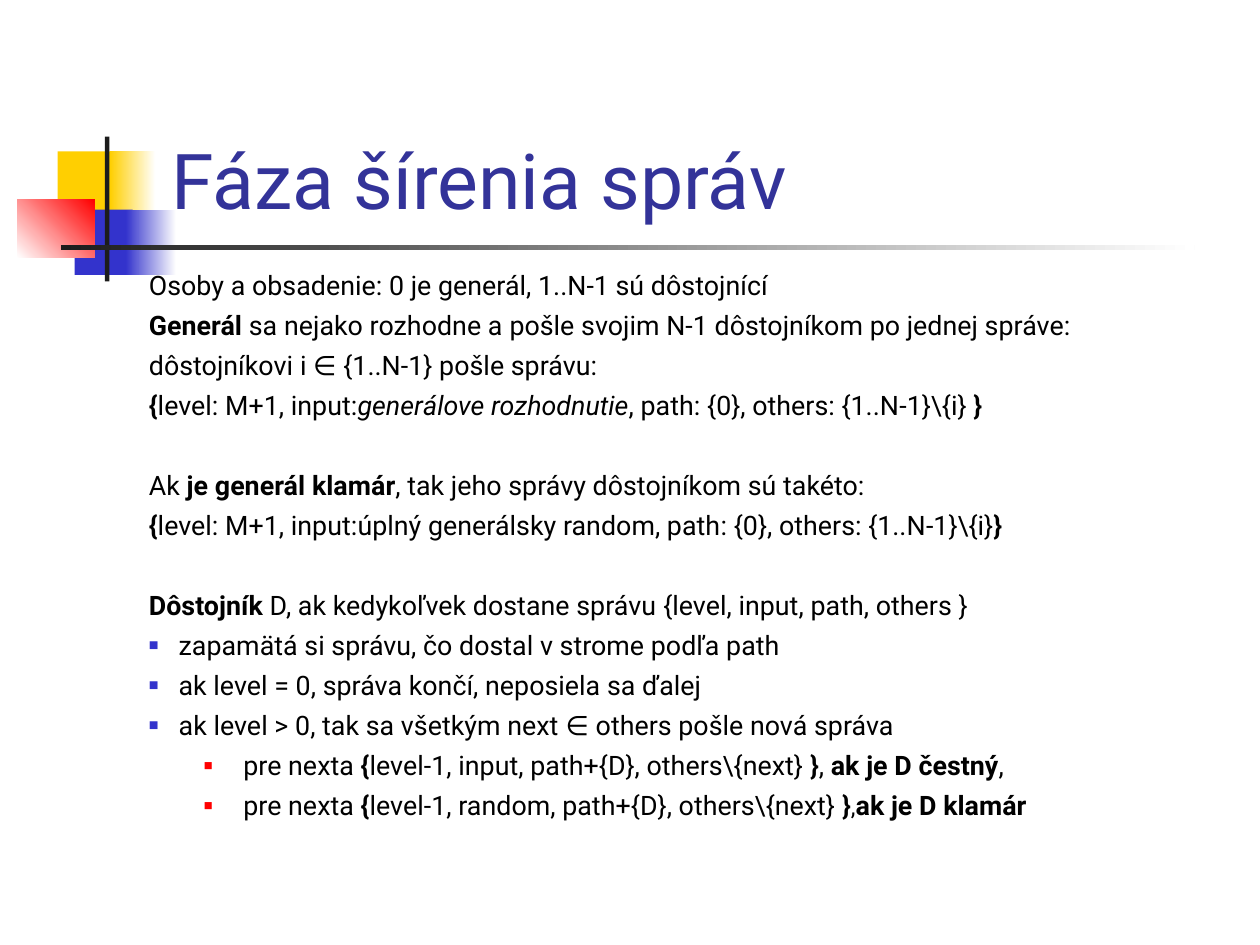
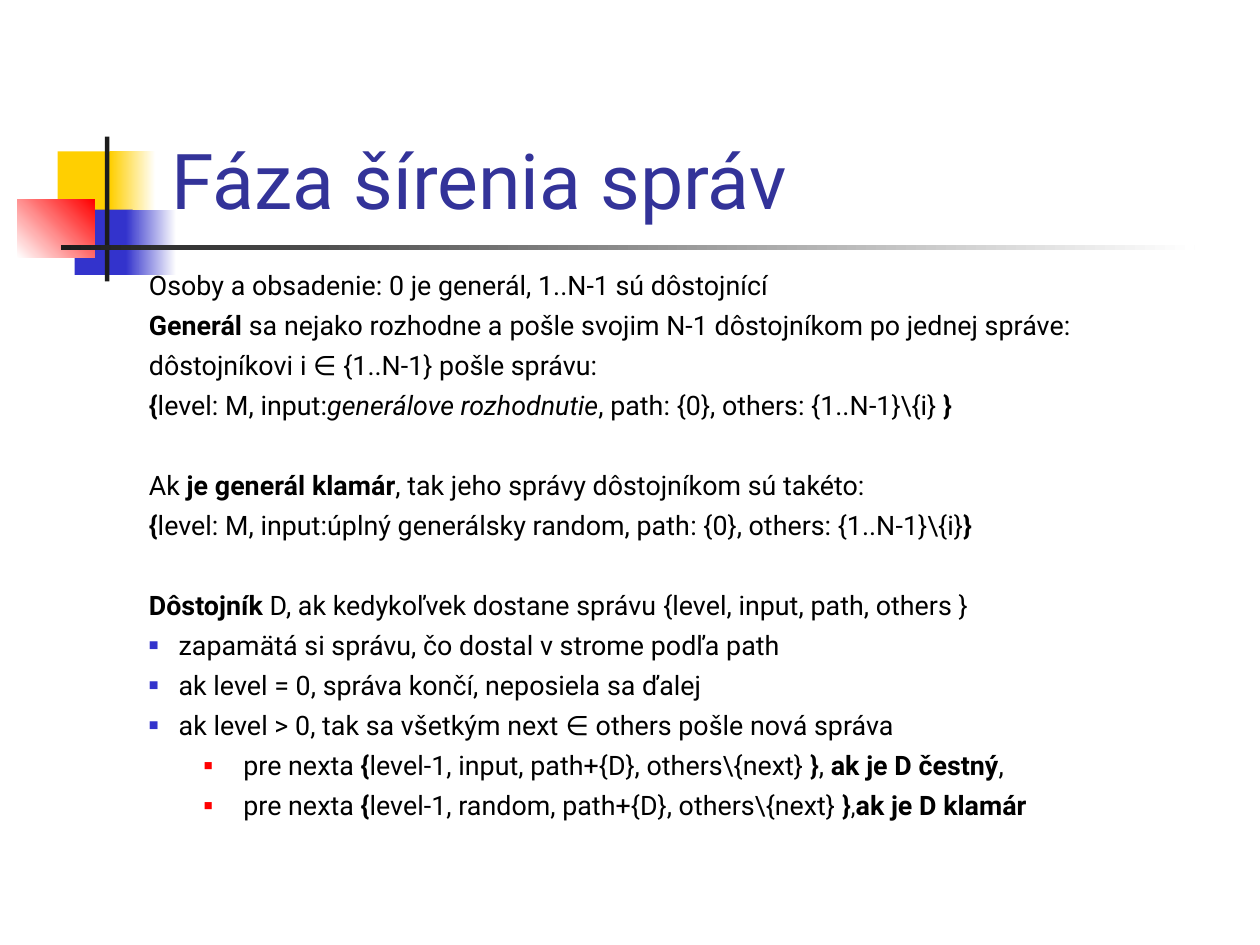
Before and after one commit to paradigmy/Prednasky, a slide deck: slide 18 of 05/BGP.ppt (slide 17 before the commit). Drawn at 1260x945 pixels with LibreOffice and Linux fonts; fonts in the diff are those of the drawing. Boxes give left, top, right and bottom in pixels: in the first picture for what was removed or moved away, otherwise in the second. Text is boxed around its words. In the diff, an @@ line names an element or a change of style, - is before the commit and + after.

```diff
--- a/05/BGP.ppt
+++ b/05/BGP.ppt
@@ text at <box>149,394,936,421</box>: text changed @@
-{level: M+1, input:generálove rozhodnutie, path: {0}, others: {1..N-1}\{i} }
+{level: M, input:generálove rozhodnutie, path: {0}, others: {1..N-1}\{i} }
@@ text at <box>149,514,972,541</box>: text changed @@
-{level: M+1, input:úplný generálsky random, path: {0}, others: {1..N-1}\{i}}
+{level: M, input:úplný generálsky random, path: {0}, others: {1..N-1}\{i}}
```
Also in this commit, not shown: 1 other slide changed, 3 slides added, 2 slides removed, 1 other file.
